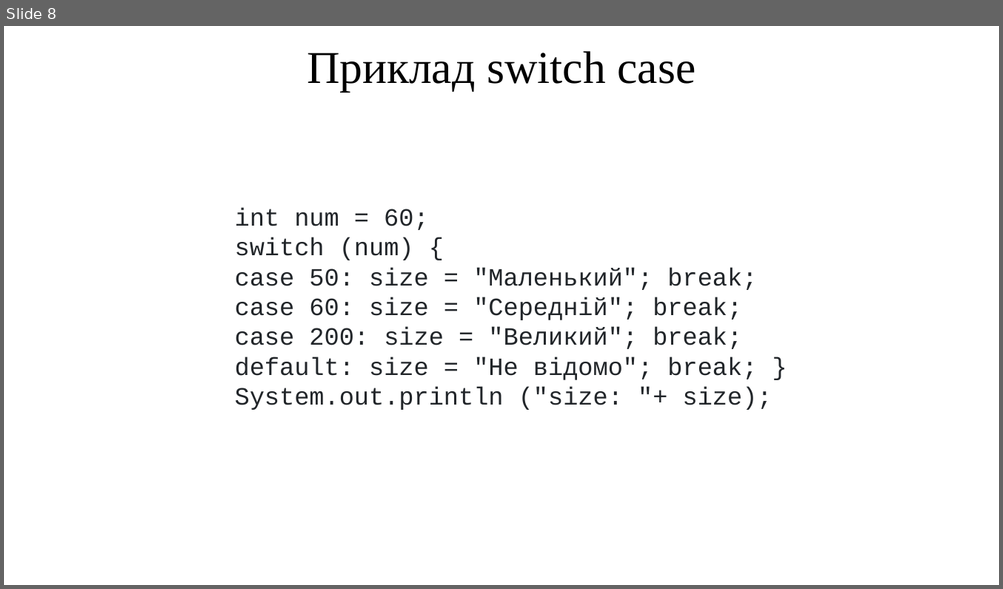
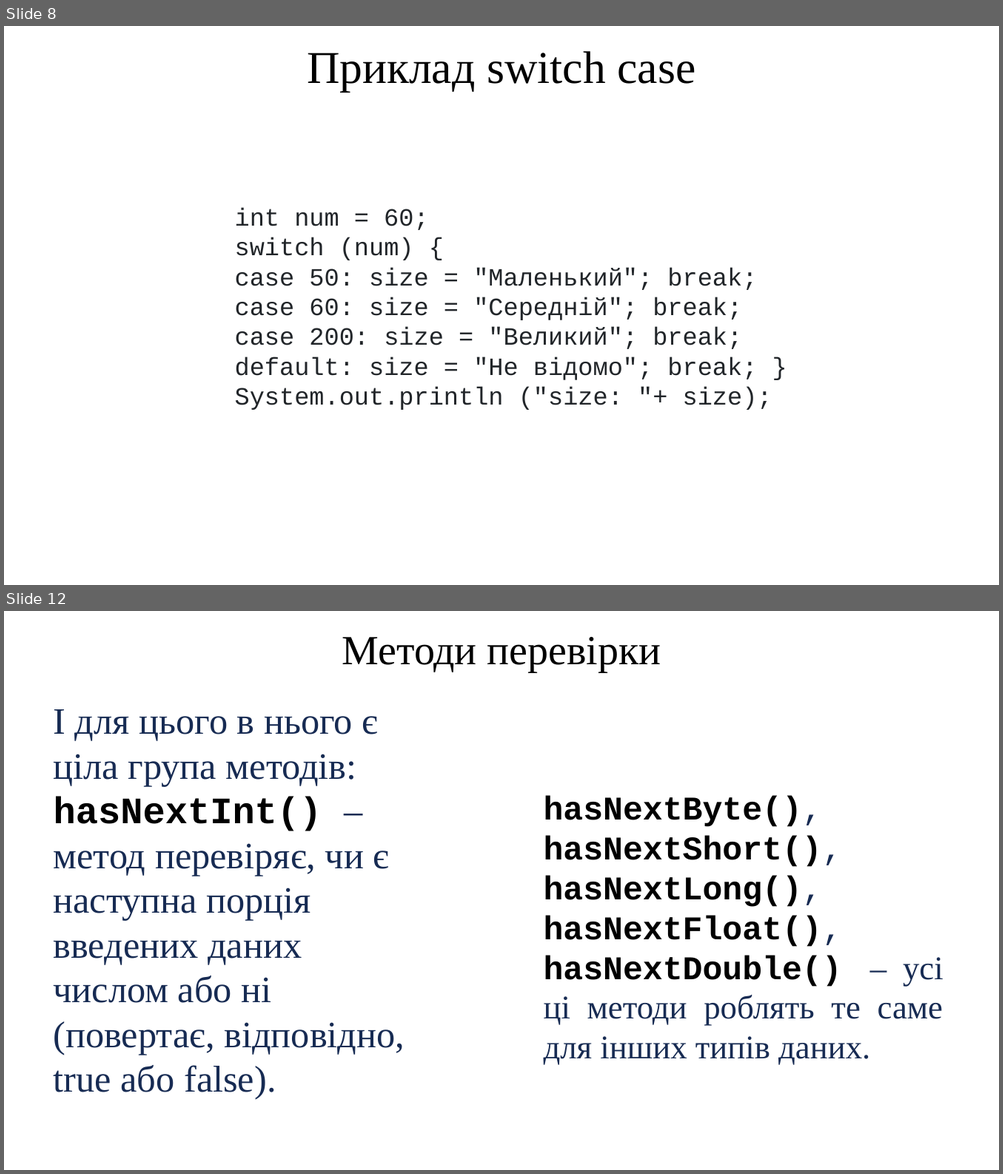
Before and after one commit to arg3ntuum/JavaCourse, a slide deck: Java Урок 3 ifelse switch.pptx. Shown one above the other, each under a label of ours: slide 8 before the commit, slides 8 and 12 after it; the slides between them are not shown. The pictures are 1003x589 and 1003x1174 pixels, drawn with LibreOffice and Linux fonts; fonts in the diff are those of the drawing. Boxes give left, top, right and bottom in pixels: in the first picture for what was removed or moved away, otherwise in the second. Text is boxed around its words. In the diff, an @@ line names an element or a change of style, - is before the commit and + after.

Commit message:
Зміна 1, 2, 3, 4
Було замінено теми, тепер інша ієрархія тем:
1. Вступний урок
2. Базові типи даних. Переведення в інші типи даних. Коментарі. Базове виведення інформації. Базові оператори
3. Умовні оператори. Взаємодія з користувачем

```diff
--- a/Java Урок 3 ifelse switch.pptx
+++ b/Java Урок 3 ifelse switch.pptx
@@ slide 12 added at bbox=[4, 611, 999, 1170], background #FFFFFF @@
@@ text added at bbox=[342, 637, 661, 672], 40 pt, text #000000 @@
+Методи перевірки
@@ text added at bbox=[54, 709, 405, 1100], 36 pt, text #172B53 @@
+І для цього в нього є ціла група методів:
+hasNextInt() – метод перевіряє, чи є наступна порція введених даних числом або ні (повертає, відповідно, true або false).
@@ text added at bbox=[543, 797, 943, 1065], 32 pt, text #000000, bold @@
+hasNextByte(),
+hasNextShort(),
+hasNextLong(),
+hasNextFloat(),
+hasNextDouble() – усі ці методи роблять те саме для інших типів даних.
```
Also in this commit, not shown: 6 other slides added, 3 other files.
